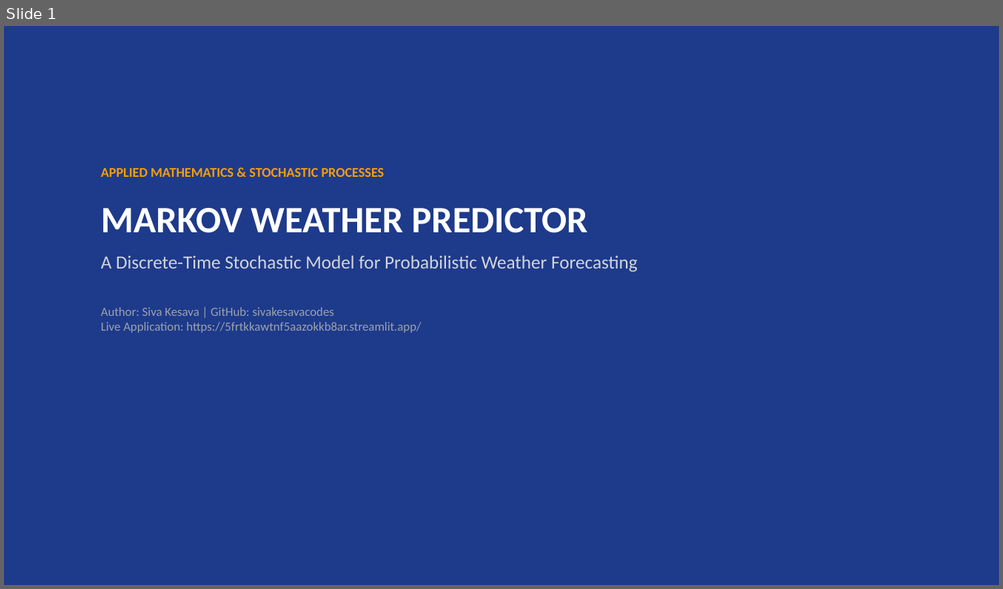
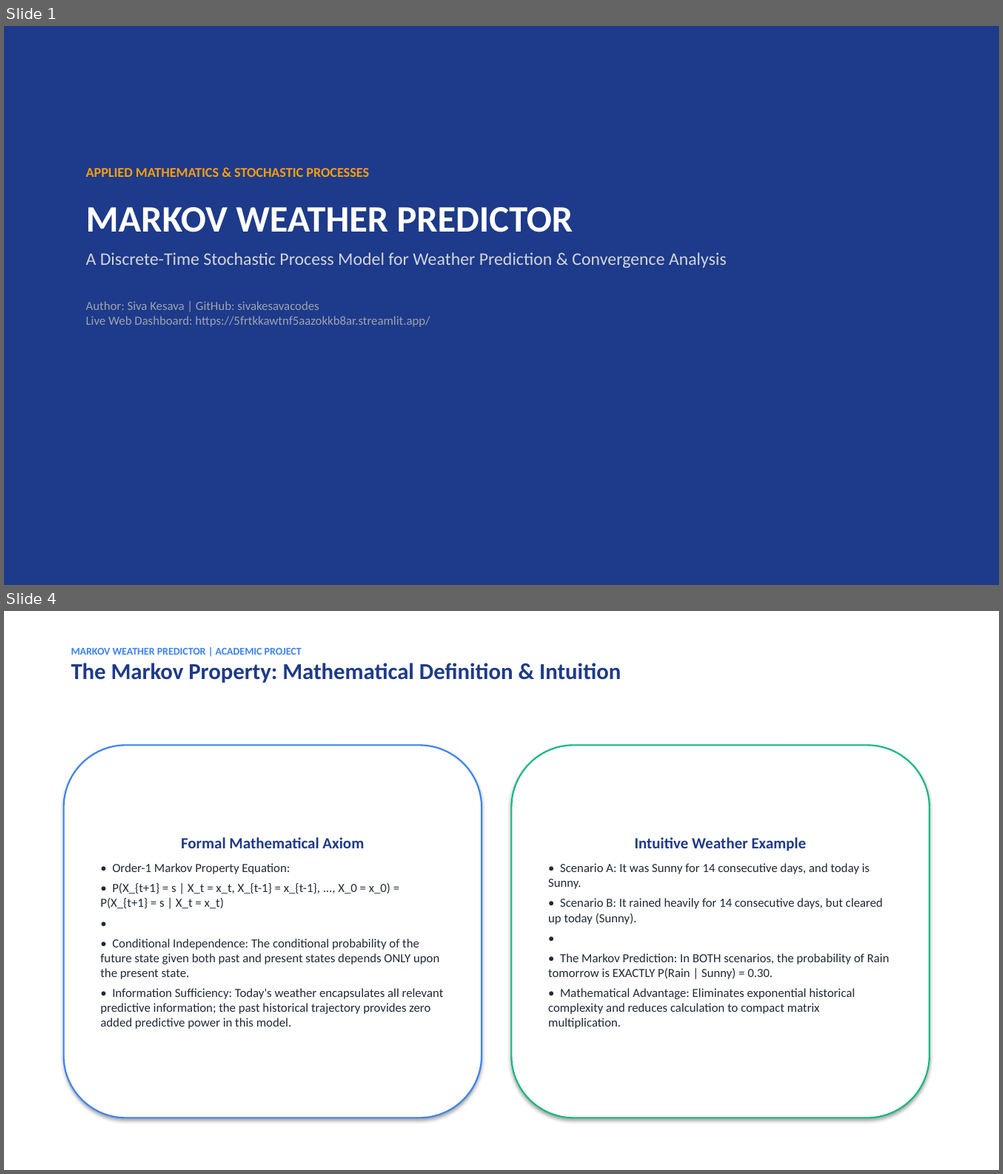
Before and after one commit to sivakesavacodes/-weather-markov-predictor, a slide deck: MARKOV_WEATHER_PREDICTOR_PRESENTATION.pptx. Shown one above the other, each under a label of ours: slide 1 before the commit, slides 1 and 4 after it; the slides between them are not shown. The pictures are 1003x589 and 1003x1174 pixels, drawn with LibreOffice and Linux fonts; fonts in the diff are those of the drawing. Boxes give left, top, right and bottom in pixels: in the first picture for what was removed or moved away, otherwise in the second. Text is boxed around its words. In the diff, an @@ line names an element or a change of style, - is before the commit and + after.

Commit message:
Expand presentation to 17 slides and add spectral analysis and viva defense to report

```diff
--- a/MARKOV_WEATHER_PREDICTOR_PRESENTATION.pptx
+++ b/MARKOV_WEATHER_PREDICTOR_PRESENTATION.pptx
@@ slide 4 added at box(4, 611, 999, 1170), background #FFFFFF @@
@@ text added at box(71, 648, 620, 683), 22 pt, text #1E3A8A, bold @@
+MARKOV WEATHER PREDICTOR | ACADEMIC PROJECT
+The Markov Property: Mathematical Definition & Intuition
@@ rounded rectangle added at box(64, 745, 481, 1119), fill #FFFFFF, outline #3B82F6 1.5 pt, 12 pt, text #1F2937 @@
+Formal Mathematical Axiom
+• Order-1 Markov Property Equation:
+• P(X_{t+1} = s | X_t = x_t, X_{t-1} = x_{t-1}, ..., X_0 = x_0) = P(X_{t+1} = s | X_t = x_t)
+•
+• Conditional Independence: The conditional probability of the future state given both past and present states depends ONLY upon the present state.
+• Information Sufficiency: Today's weather encapsulates all relevant predictive information; the past historical trajectory provides zero added predictive power in this model.
@@ rounded rectangle added at box(512, 745, 929, 1119), fill #FFFFFF, outline #10B981 1.5 pt, 12 pt, text #1F2937 @@
+Intuitive Weather Example
+• Scenario A: It was Sunny for 14 consecutive days, and today is Sunny.
+• Scenario B: It rained heavily for 14 consecutive days, but cleared up today (Sunny).
+•
+• The Markov Prediction: In BOTH scenarios, the probability of Rain tomorrow is EXACTLY P(Rain | Sunny) = 0.30.
+• Mathematical Advantage: Eliminates exponential historical complexity and reduces calculation to compact matrix multiplication.
@@ slide 1 changed as well @@
@@ text "APPLIED MATHEMATICS & STOCHASTIC PROCESSES": place and size @@
-text "APPLIED MATHEMATICS & STOCHASTIC PROCESSES" at box(101, 168, 637, 333)
+text "APPLIED MATHEMATICS & STOCHASTIC PROCESSES" at box(86, 168, 726, 327)
@@ text at box(86, 168, 573, 232): less space between paragraphs @@
@@ text at box(86, 252, 726, 327): text changed @@
-A Discrete-Time Stochastic Model for Probabilistic Weather Forecasting
-Author: Siva Kesava | GitHub: sivakesavacodes
-Live Application: https://5frtkkawtnf5aazokkb8ar.streamlit.app/
+A Discrete-Time Stochastic Process Model for Weather Prediction & Convergence Analysis
+Author: Siva Kesava | GitHub: sivakesavacodes
+Live Web Dashboard: https://5frtkkawtnf5aazokkb8ar.streamlit.app/
```
Also in this commit, not shown: 2 other slides changed, 13 other slides added, 6 slides removed, 2 other files.
